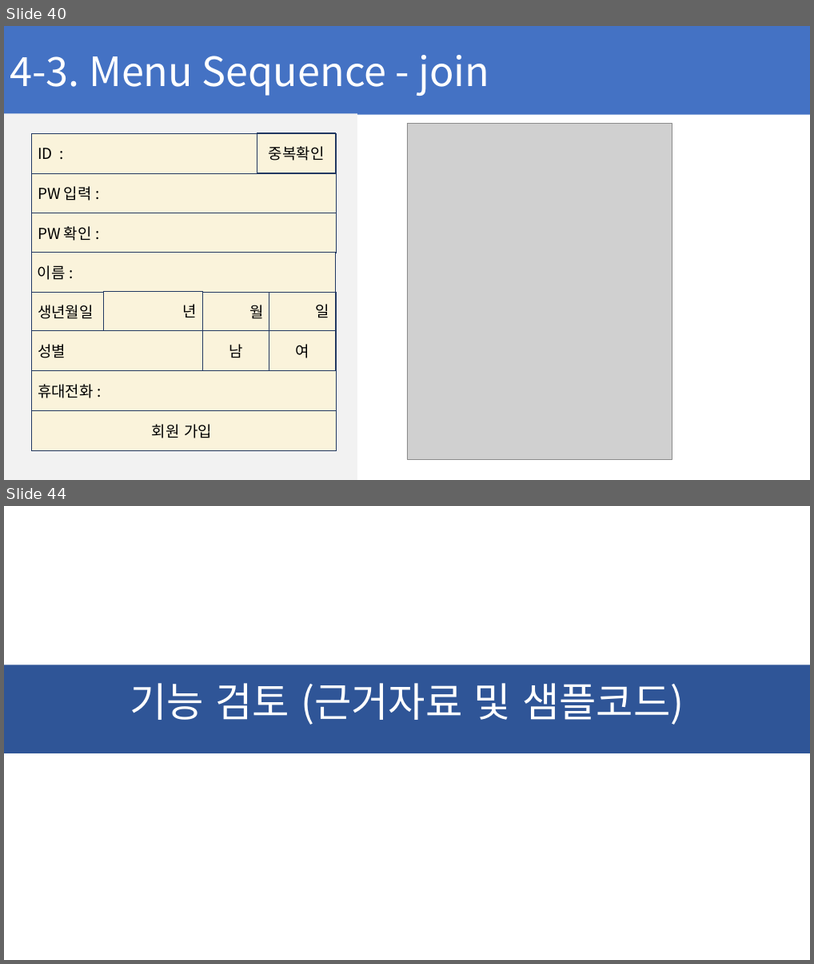
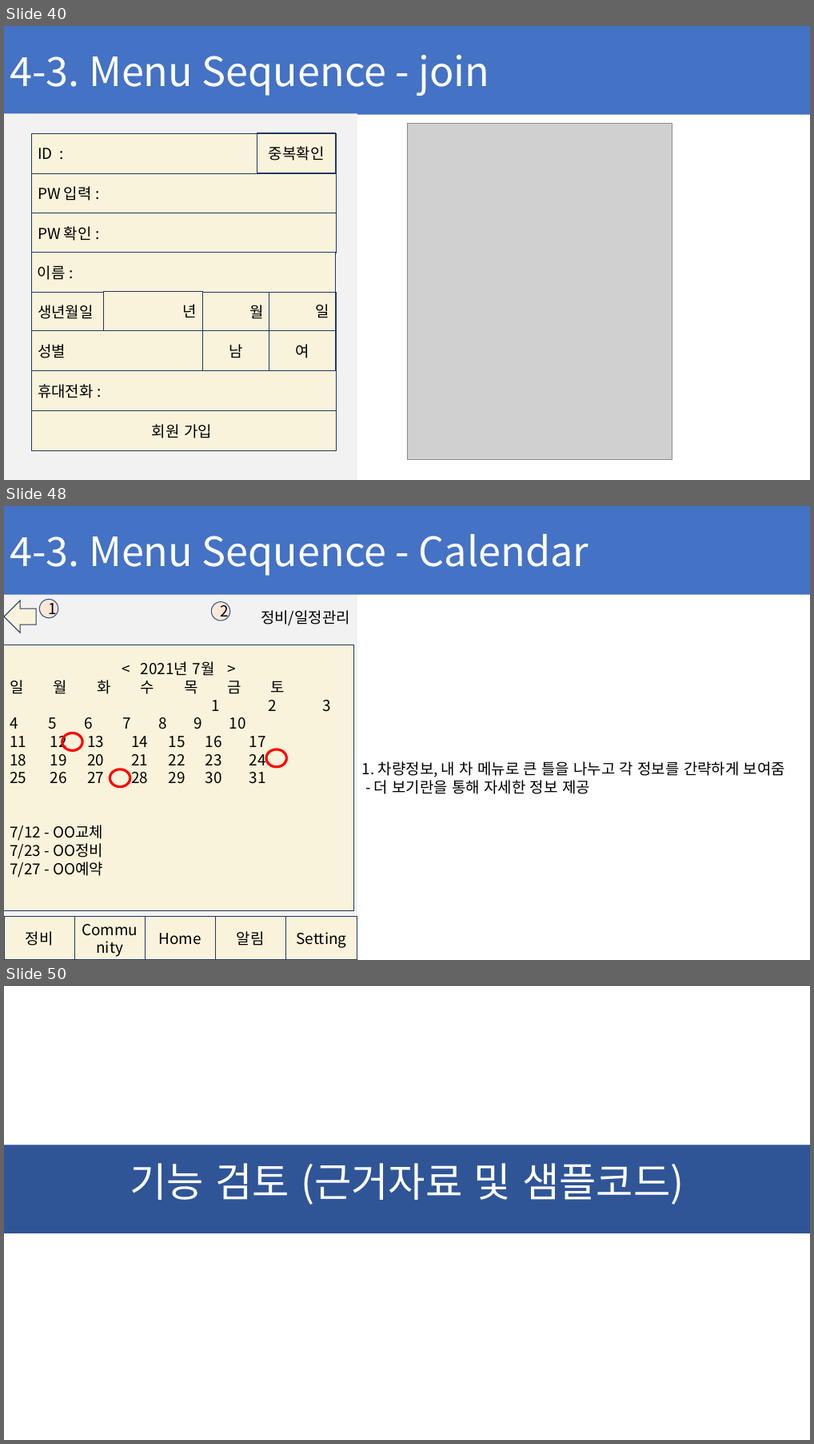
Before and after one commit to ChaeSung-Lee/DJ_InternShip, a slide deck: 2021_Summer/jp.hong/Project_BnC_jph.pptx. Shown one above the other, each under a label of ours: slides 40 and 44 before the commit, slides 40, 48 and 50 after it; the slides between them are not shown. The pictures are 814x964 and 814x1444 pixels, drawn with LibreOffice and Linux fonts; fonts in the diff are those of the drawing; grey boxes stand for pictures. Boxes give left, top, right and bottom in pixels: in the first picture for what was removed or moved away, otherwise in the second. Text is boxed around its words. In the diff, an @@ line names an element or a change of style, - is before the commit and + after.

Commit message:
add Menu_Sequence

```diff
--- a/2021_Summer/jp.hong/Project_BnC_jph.pptx
+++ b/2021_Summer/jp.hong/Project_BnC_jph.pptx
@@ slide 48 added at bbox=[4, 506, 810, 960], background #FFFFFF @@
@@ rectangle added at bbox=[4, 506, 810, 594], fill #4472C4, 48 pt, text #FFFFFF @@
+4-3. Menu Sequence - Calendar
@@ left arrow added at bbox=[4, 600, 36, 632], fill #FAF3DB, outline #223961 1 pt @@
@@ ellipse added at bbox=[40, 599, 58, 618], fill #FFE7D8, outline #325491 1 pt, 18 pt, text #000000 @@
+1
@@ ellipse added at bbox=[211, 601, 230, 620], fill #FFE7D8, outline #325491 1 pt, 18 pt, text #000000 @@
+2
@@ text added at bbox=[261, 610, 350, 626], 18 pt, text #000000 @@
+정비/일정관리
@@ rectangle added at bbox=[4, 645, 354, 910], fill #FAF3DB, outline #223961 1 pt, 18 pt, text #000000 @@
+< 2021년 7월 >
+일 월 화 수 목 금 토
+1 2 3
+4 5 6 7 8 9 10
+11 12 13 14 15 16 17
+18 19 20 21 22 23 24
+25 26 27 28 29 30 31
+7/12 - OO교체
+7/23 - OO정비
+7/27 - OO예약
@@ ellipse added at bbox=[62, 733, 82, 751], outline #FF0000 3 pt @@
@@ ellipse added at bbox=[110, 769, 130, 787], outline #FF0000 3 pt @@
@@ ellipse added at bbox=[266, 749, 287, 767], outline #FF0000 3 pt @@
@@ text added at bbox=[362, 761, 786, 794], 18 pt, text #000000 @@
+1. 차량정보, 내 차 메뉴로 큰 틀을 나누고 각 정보를 간략하게 보여줌
+- 더 보기란을 통해 자세한 정보 제공
@@ ellipse added at bbox=[335, 771, 354, 790], fill #FFE7D8, outline #325491 1 pt @@
@@ group added at bbox=[4, 594, 358, 960]: 6 rectangles @@
+정비
+Community
+Home
+알림
+Setting
@@ what was slide 44 is now slide 50 @@
```
Also in this commit, not shown: 4 slides changed, 5 other slides added.
